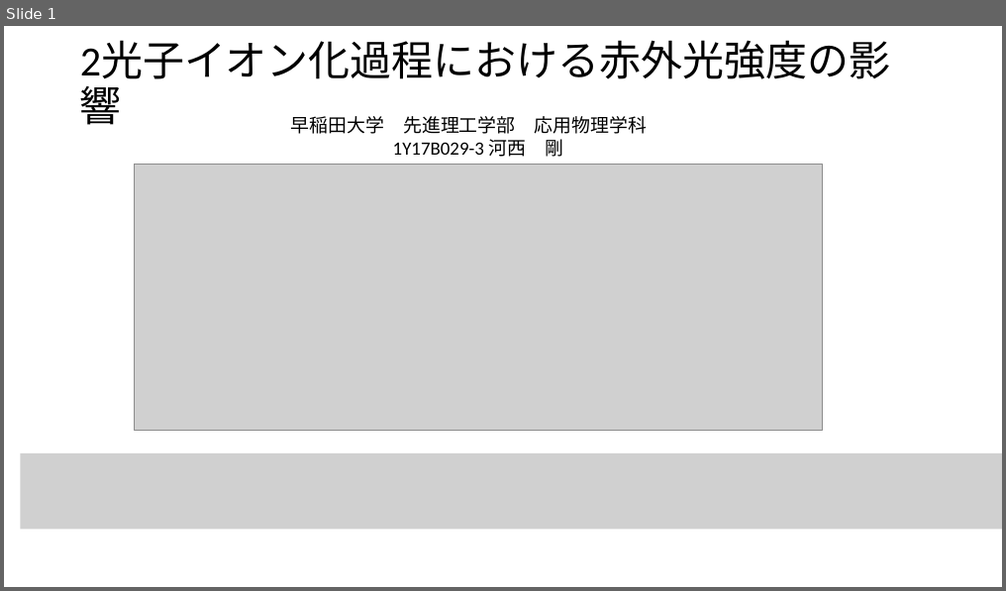
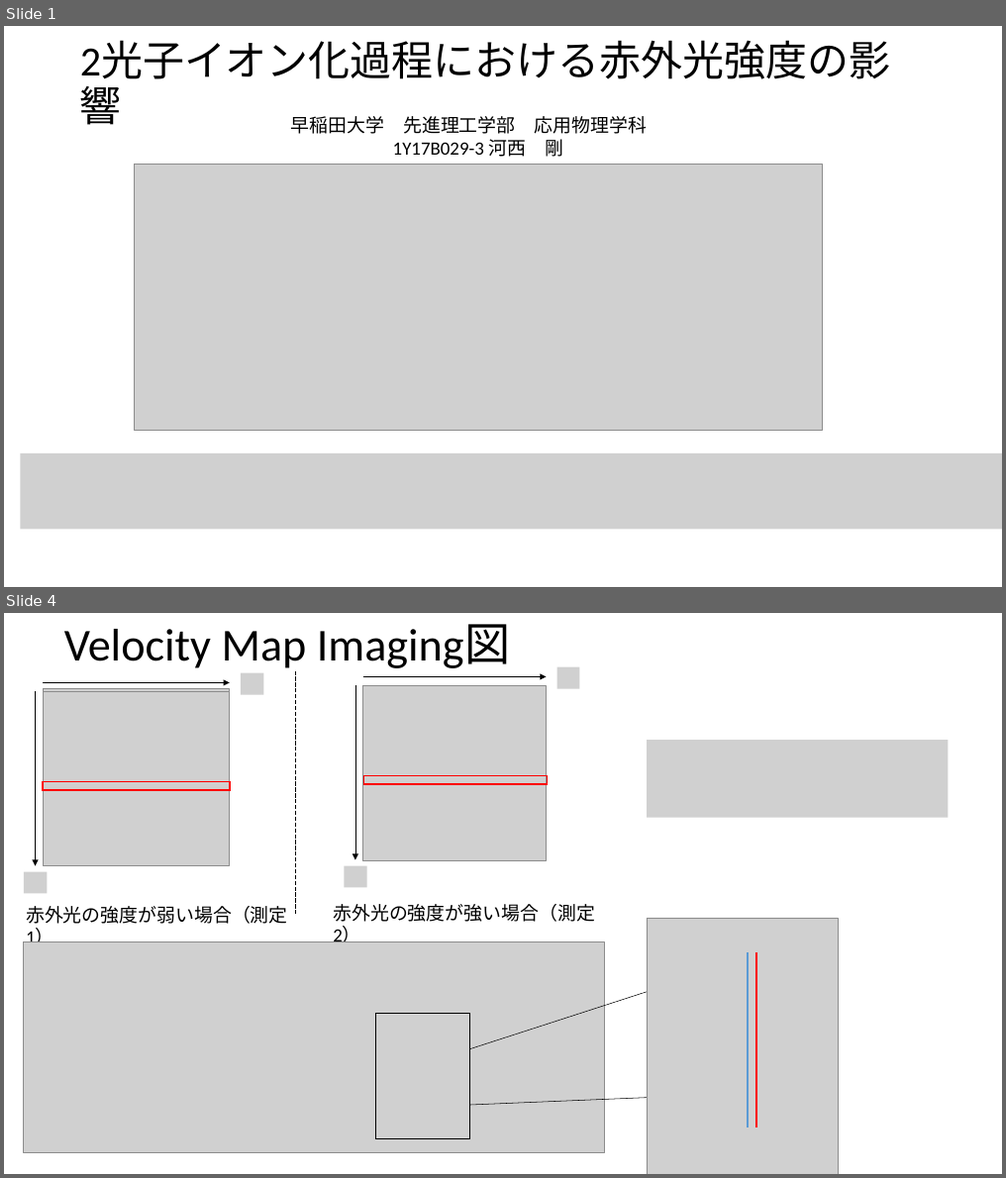
Before and after one commit to Appelingo/Data_Analyze, a slide deck: 発表.pptx. Shown one above the other, each under a label of ours: slide 1 before the commit, slides 1 and 4 after it; the slides between them are not shown. The pictures are 1006x591 and 1006x1178 pixels, drawn with LibreOffice and Linux fonts; fonts in the diff are those of the drawing; grey boxes stand for pictures. Boxes give left, top, right and bottom in pixels: in the first picture for what was removed or moved away, otherwise in the second. Text is boxed around its words. In the diff, an @@ line names an element or a change of style, - is before the commit and + after.

```diff
--- a/発表.pptx
+++ b/発表.pptx
@@ slide 4 added at (4, 613, 1002, 1174), background #FFFFFF @@
@@ title added at (64, 624, 511, 668), 44 pt, text #000000 @@
+Velocity Map Imaging図
@@ picture added at (648, 740, 948, 817) @@
@@ group added at (24, 666, 595, 943): 7 pictures, 4 arrows, 2 texts, 2 rectangles, 1 line @@
+赤外光の強度が強い場合（測定2）
+赤外光の強度が弱い場合（測定1）
@@ picture added at (648, 918, 838, 1174) @@
@@ picture added at (24, 942, 604, 1154) @@
@@ line added from (747, 953) to (747, 1128), #5B9BD5 1.5 pt @@
@@ line added from (756, 953) to (756, 1128), #FF0000 1.5 pt @@
@@ line added from (469, 1050) to (648, 992), #000000 0.5 pt @@
@@ rectangle added at (376, 1014, 469, 1140), outline #000000 1 pt @@
@@ line added from (469, 1105) to (648, 1098), #000000 0.5 pt @@
```
Also in this commit, not shown: 1 slide changed, 5 other slides added, 8 other files.
